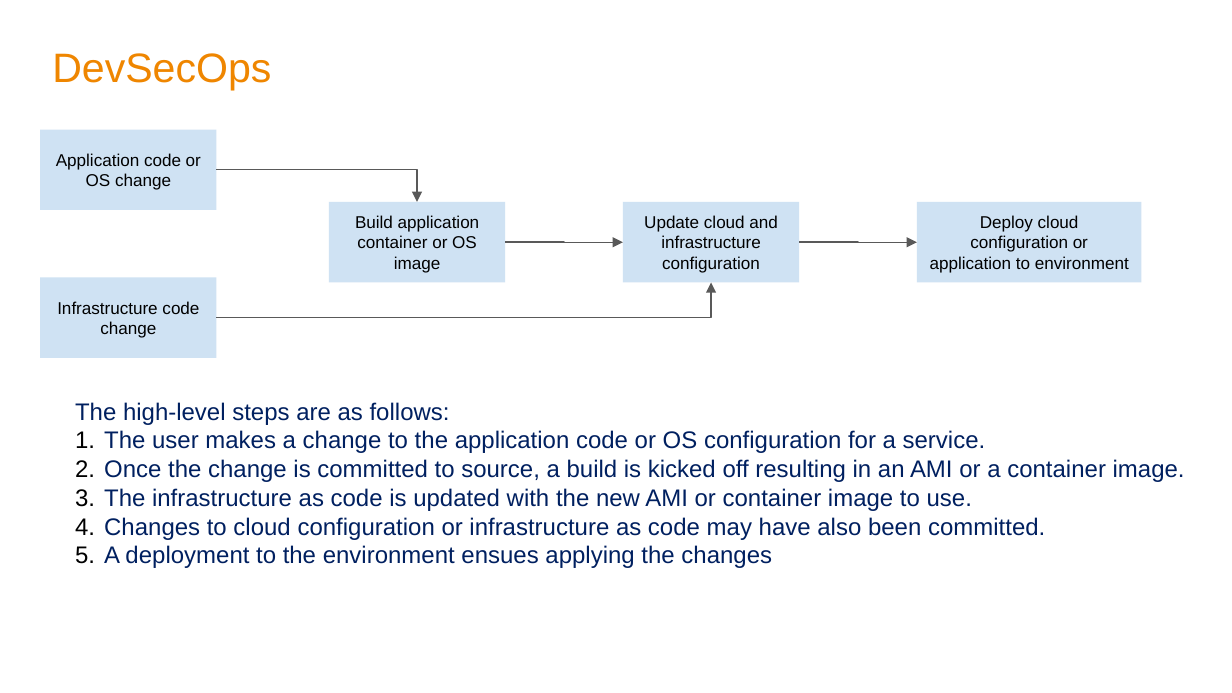
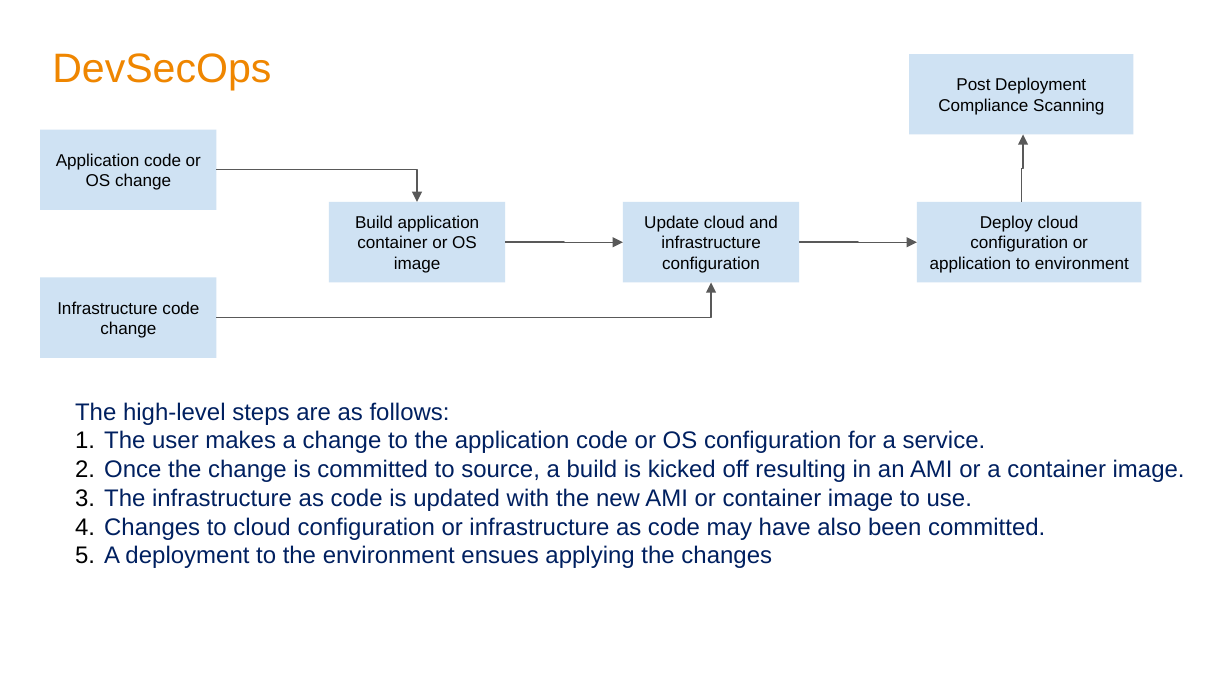
Before and after one commit to amitgoswami1027/UdacityNanodegree-aws-cloud-architect, a slide deck: slide 2 of Project3_Securing-Recipe-Vaut-Web-Application/Project03_Deliverables/DevOpsPipeline.pptx. Drawn at 1232x693 pixels with LibreOffice and Linux fonts; fonts in the diff are those of the drawing. Boxes give left, top, right and bottom in pixels: in the first picture for what was removed or moved away, otherwise in the second. Text is boxed around its words. In the diff, an @@ line names an element or a change of style, - is before the commit and + after.

```diff
--- a/Project3_Securing-Recipe-Vaut-Web-Application/Project03_Deliverables/DevOpsPipeline.pptx
+++ b/Project3_Securing-Recipe-Vaut-Web-Application/Project03_Deliverables/DevOpsPipeline.pptx
@@ rectangle added at box(909, 54, 1133, 134), fill #CFE2F3, 10 pt, text #000000 @@
+Post Deployment Compliance Scanning
@@ elbow arrow added from (1021, 202) to (1023, 134), #595959 0.75 pt @@
```
Also in this commit, not shown: 1 other slide changed, 1 other file.
